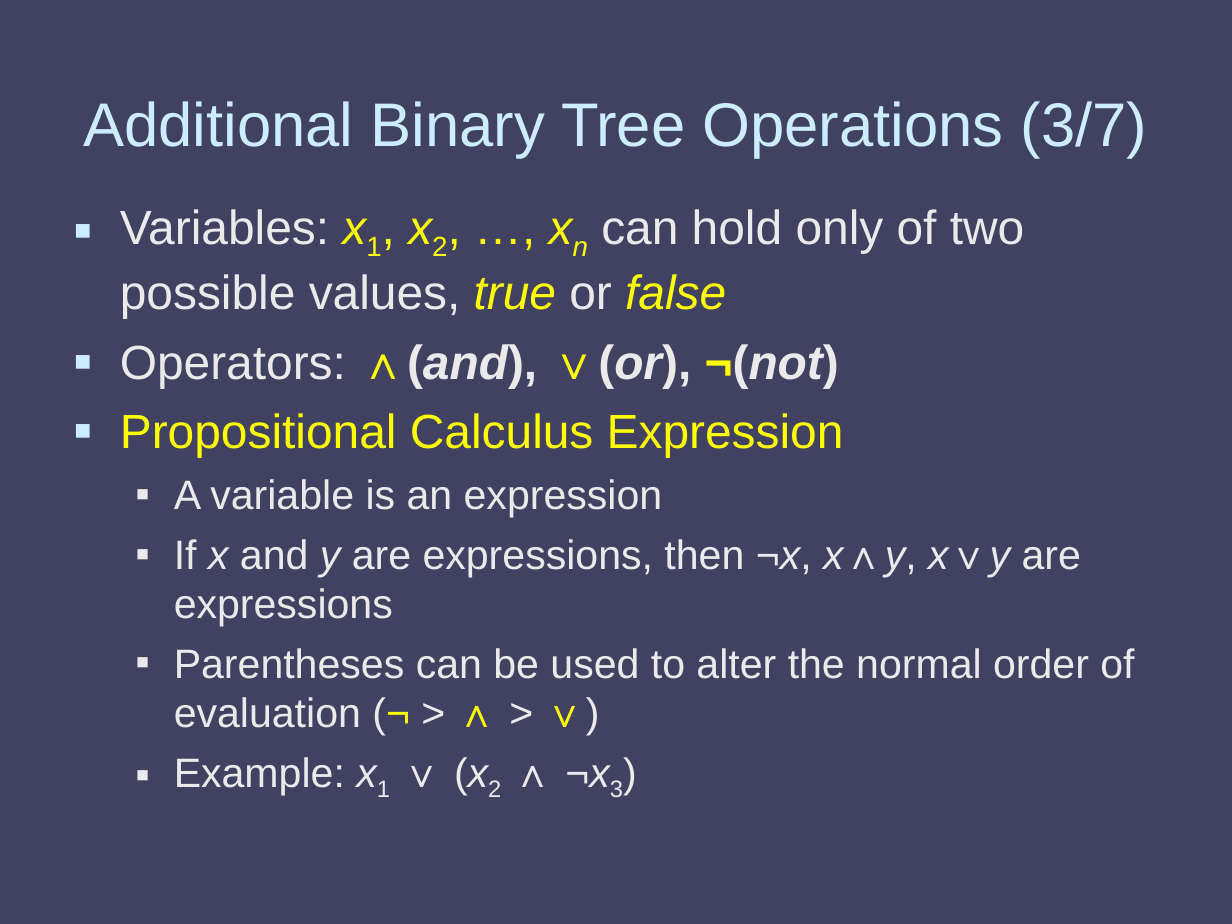
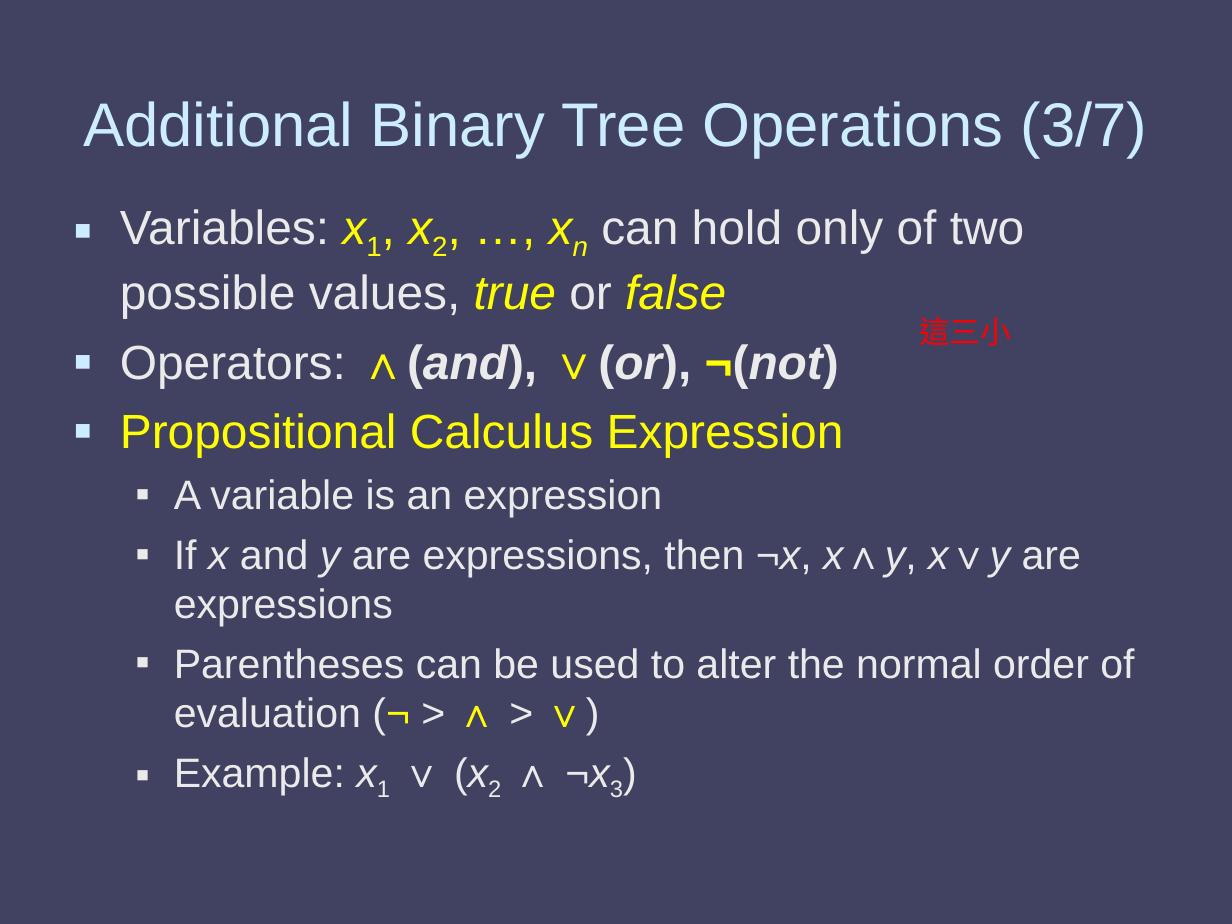
Before and after one commit to weberlu88/2020-NCU-CS-DataStructure, a slide deck: slide 4 of PPT/CH5-2_2020.ppt. Drawn at 1232x924 pixels with LibreOffice and Linux fonts; fonts in the diff are those of the drawing. Boxes give left, top, right and bottom in pixels: in the first picture for what was removed or moved away, otherwise in the second. Text is boxed around its words. In the diff, an @@ line names an element or a change of style, - is before the commit and + after.

```diff
--- a/PPT/CH5-2_2020.ppt
+++ b/PPT/CH5-2_2020.ppt
@@ text added at box(919, 317, 1011, 346), 18 pt, text #FF0000 @@
+這三小
```
Also in this commit, not shown: 3 other slides changed, 5 other files.
